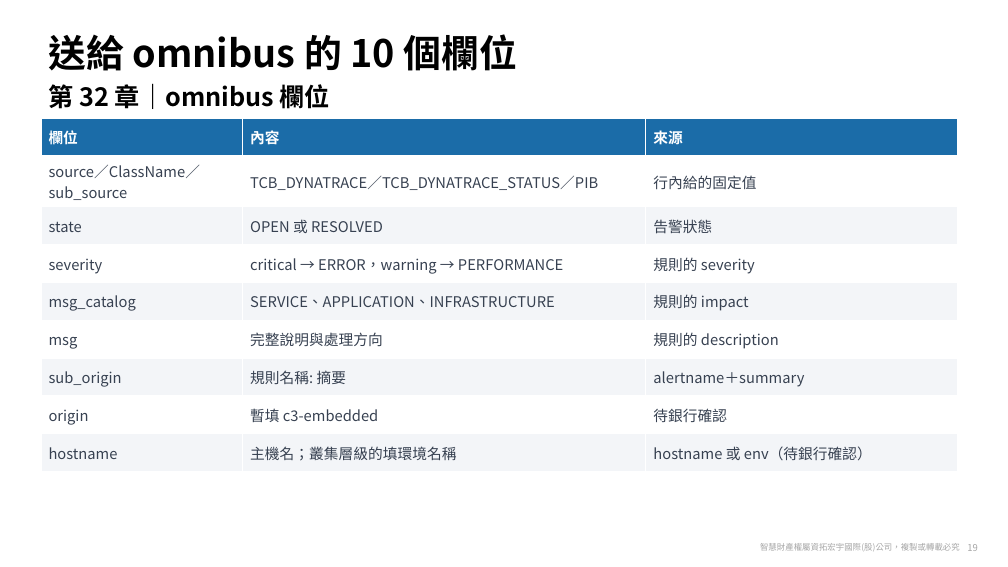
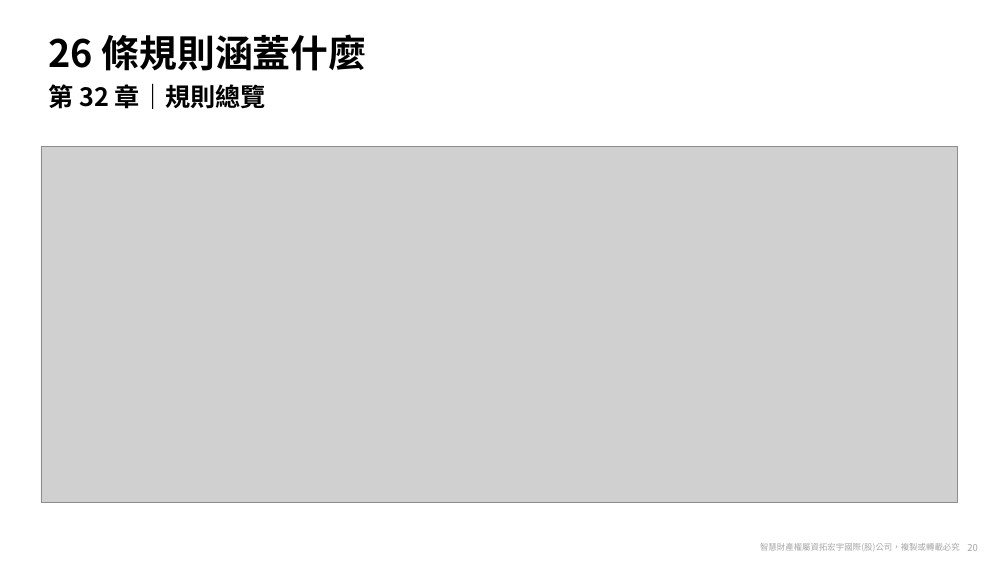
Before and after one commit to zxc81906119/kafka_install_ops, a slide deck: slide 20 of docs/Confluent-第32章-告警方案.pptx (slide 19 before the commit). Drawn at 1008x567 pixels with LibreOffice and Linux fonts; fonts in the diff are those of the drawing; grey boxes stand for pictures; background and template pictures are left out. Boxes give left, top, right and bottom in pixels: in the first picture for what was removed or moved away, otherwise in the second. Text is boxed around its words. In the diff, an @@ line names an element or a change of style, - is before the commit and + after.

```diff
--- a/docs/Confluent-第32章-告警方案.pptx
+++ b/docs/Confluent-第32章-告警方案.pptx
@@ title at <box>48,34,367,71</box>: text changed @@
-送給 omnibus 的 10 個欄位
+26 條規則涵蓋什麼
@@ text at <box>48,83,266,109</box>: text changed @@
-第 32 章｜omnibus 欄位
+第 32 章｜規則總覽
@@ table removed at <box>41,119,957,465</box>, 9 rows, 3 columns @@
-欄位 | 內容 | 來源
-source／ClassName／sub_source | TCB_DYNATRACE／TCB_DYNATRACE_STATUS／PIB | 行內給的固定值
-state | OPEN 或 RESOLVED | 告警狀態
-severity | critical → ERROR，warning → PERFORMANCE | 規則的 severity
-msg_catalog | SERVICE、APPLICATION、INFRASTRUCTURE | 規則的 impact
-msg | 完整說明與處理方向 | 規則的 description
-sub_origin | 規則名稱: 摘要 | alertname＋summary
-origin | 暫填 c3-embedded | 待銀行確認
-hostname | 主機名；叢集層級的填環境名稱 | hostname 或 env（待銀行確認）
@@ picture added at <box>41,146,957,503</box> @@
```
Also in this commit, not shown: 15 other slides changed, 14 slides added, 7 other files.
